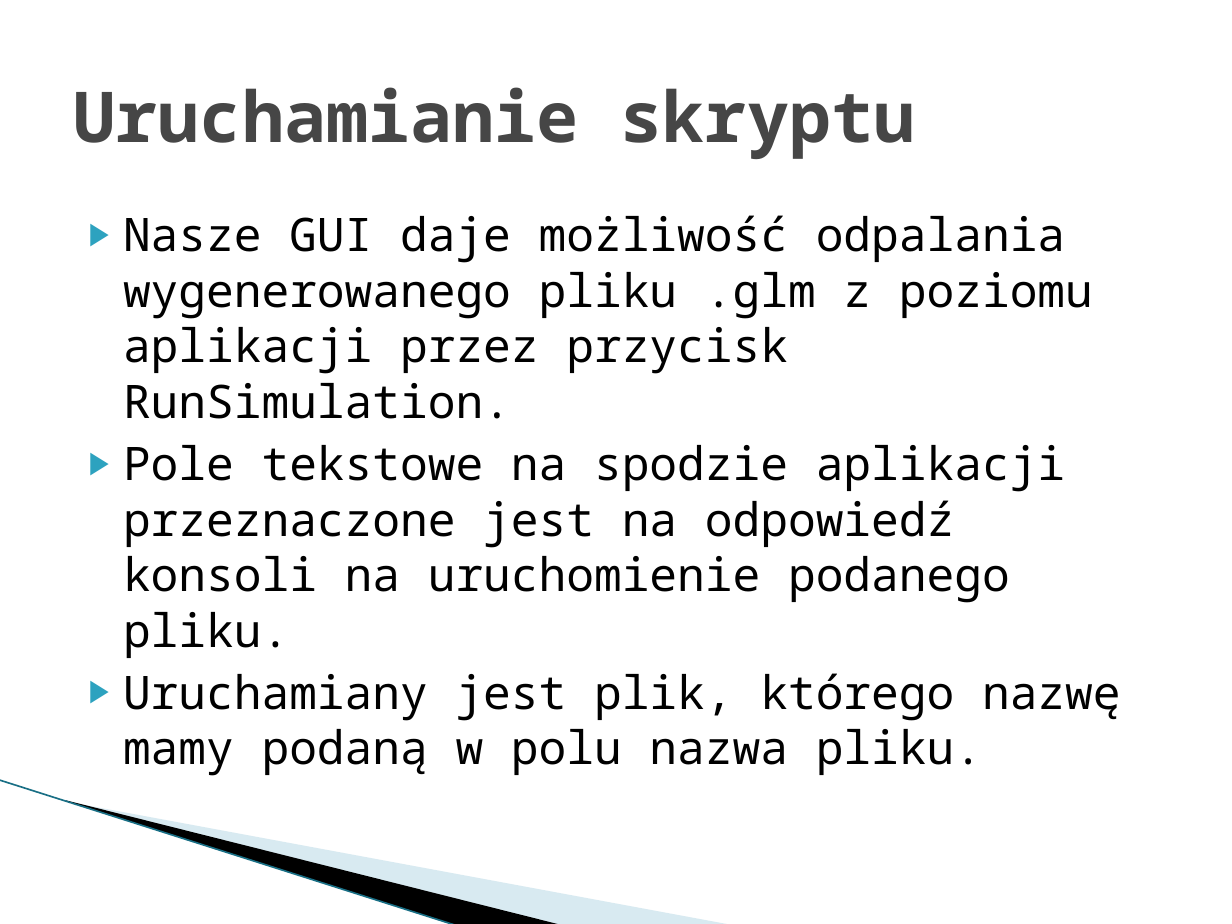
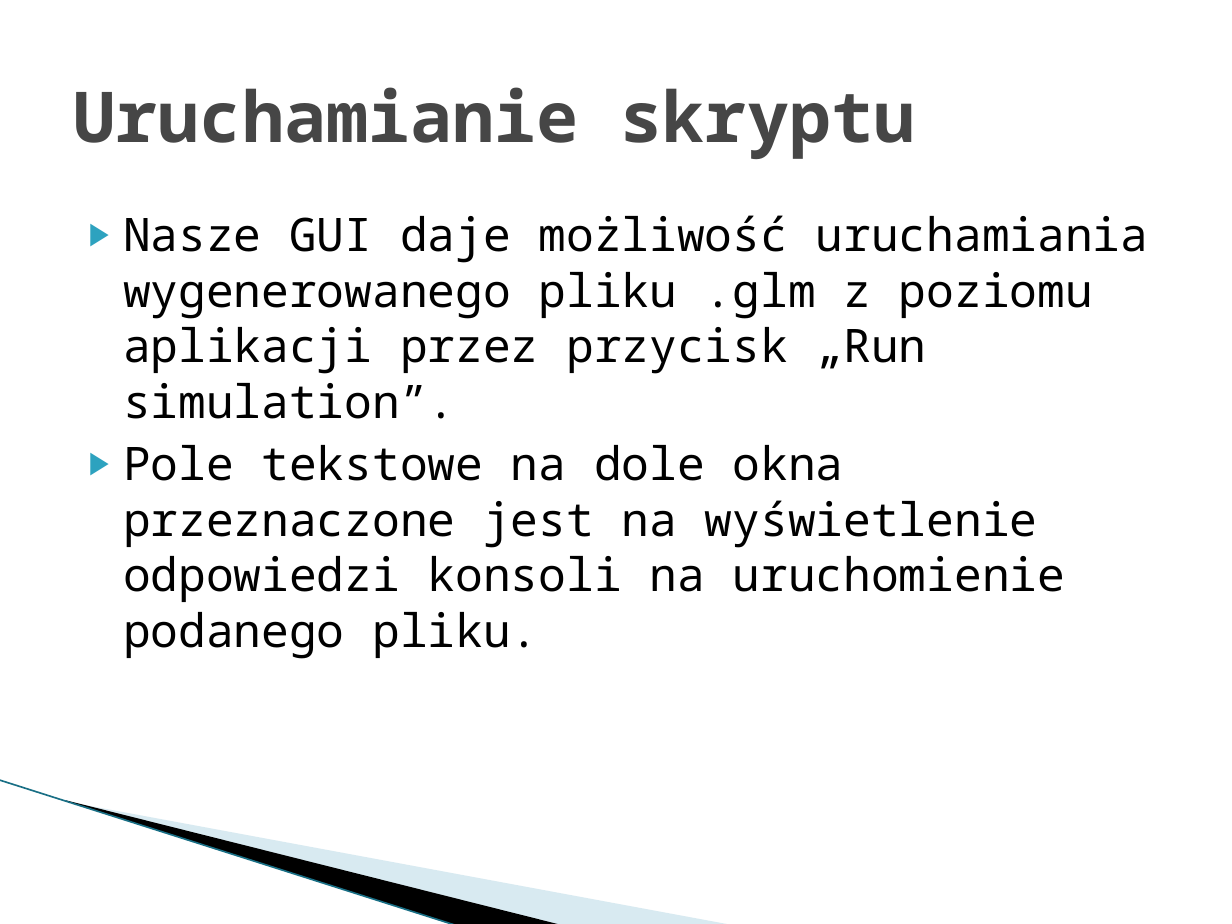
Before and after one commit to Dylek/SP_gridlab-D_GUI, a slide deck: slide 18 of prototyp.pptx (slide 10 before the commit). Drawn at 1232x924 pixels with LibreOffice and Linux fonts; fonts in the diff are those of the drawing; background and template pictures are left out. Boxes give left, top, right and bottom in pixels: in the first picture for what was removed or moved away, otherwise in the second. Text is boxed around its words. In the diff, an @@ line names an element or a change of style, - is before the commit and + after.

```diff
--- a/prototyp.pptx
+++ b/prototyp.pptx
@@ text at (x1=123, y1=215, x2=1149, y2=659): text changed @@
-▶ Nasze GUI daje możliwość odpalania wygenerowanego pliku .glm z poziomu aplikacji przez przycisk RunSimulation.
-▶ Pole tekstowe na spodzie aplikacji przeznaczone jest na odpowiedź konsoli na uruchomienie podanego pliku.
-▶ Uruchamiany jest plik, którego nazwę mamy podaną w polu nazwa pliku.
+▶ Nasze GUI daje możliwość uruchamiania wygenerowanego pliku .glm z poziomu aplikacji przez przycisk „Run simulation”.
+▶ Pole tekstowe na dole okna przeznaczone jest na wyświetlenie odpowiedzi konsoli na uruchomienie podanego pliku.
```
Also in this commit, not shown: 5 other slides changed, 13 slides added, 3 slides removed.
